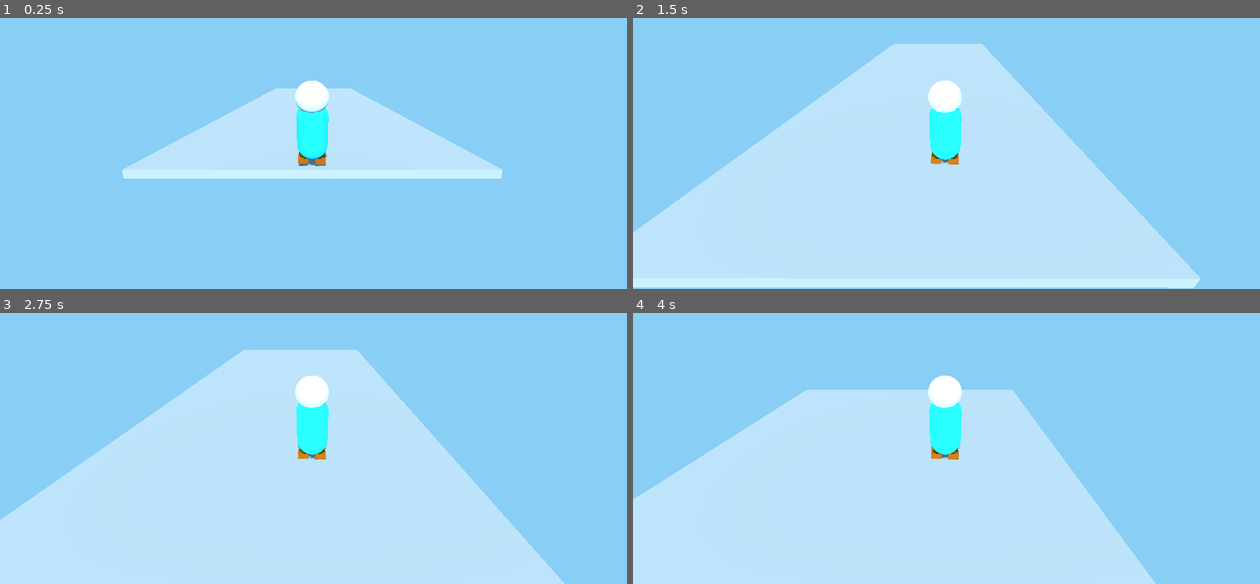
Above: before the commit, frames 1-4 (two rows, left to right).
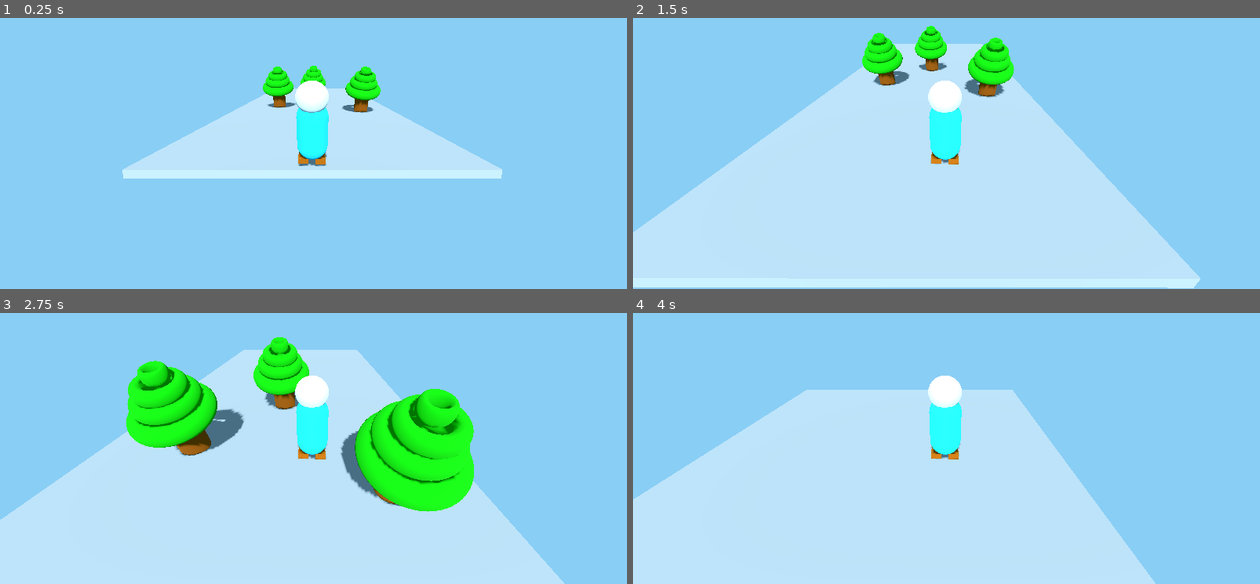
Above: after the commit, the same moments.

Repository: RodrigoVelosa/GodotMiniProjects
Game: Godot game, scene res://Collision/Collision.tscn
The game is run twice, just before and just after one commit, with the same random seed, the same clock (stepped at 60 frames per second) and the same inputs. The project has no main scene, so this scene is started directly.
Inputs:
- Up to frame 1 (0.25 s): no input
- Up to frame 2 (1.5 s): hold Right 0.53-1.28 s; hold Left from 1.28 s (still down)
- Up to frame 3 (2.75 s): release Left at 2.03 s; hold Right from 2.03 s (still down)
- Up to frame 4 (4 s): release Right at 3.53 s; hold Left from 3.53 s (still down)

The runs differ from the first frame. In frame 1, 1.3% of the frame differs, in the area x 41-61%, y 17-35%; in frame 2, 2.7%; in frame 3, 13%, in the area x 20-76%, y 8-74%; in frame 4, nothing differs.

Commit message:
End collisions project

Diff:
--- a/Collision/Collision.tscn
+++ b/Collision/Collision.tscn
@@ -1,6 +1,7 @@
-[gd_scene load_steps=13 format=3 uid="uid://cfk880iqxxwm1"]
+[gd_scene load_steps=14 format=3 uid="uid://cfk880iqxxwm1"]
 
 [ext_resource type="Script" path="res://Collision/PlayerMovement.gd" id="1_bu8ys"]
+[ext_resource type="PackedScene" uid="uid://crm5fx3nw0776" path="res://Collision/Tree.tscn" id="2_y3bjx"]
 
 [sub_resource type="BoxMesh" id="BoxMesh_5jegu"]
 
@@ -46,6 +47,8 @@
 [node name="Player" type="RigidBody3D" parent="."]
 transform = Transform3D(1, 0, 0, 0, 1, 0, 0, 0, 1, 0, 3.63615, 13.3928)
 physics_material_override = SubResource("PhysicsMaterial_3lpy4")
+contact_monitor = true
+max_contacts_reported = 5
 script = ExtResource("1_bu8ys")
 
 [node name="Body" type="MeshInstance3D" parent="Player"]
@@ -81,3 +84,14 @@
 
 [node name="WorldEnvironment" type="WorldEnvironment" parent="."]
 environment = SubResource("Environment_3otw7")
+
+[node name="Tree" parent="." instance=ExtResource("2_y3bjx")]
+transform = Transform3D(1, 0, 0, 0, 1, -0.000541052, 0, 0.000541052, 1, 0, 0.680879, -0.871249)
+
+[node name="Tree2" parent="." instance=ExtResource("2_y3bjx")]
+transform = Transform3D(1, 0, 0, 0, 1, -0.000541052, 0, 0.000541052, 1, -2.76746, 1.8045, 2.54368)
+
+[node name="Tree3" parent="." instance=ExtResource("2_y3bjx")]
+transform = Transform3D(1, 0, 0, 0, 1, -0.000541052, 0, 0.000541052, 1, 3.54652, 2.48797, 4.46947)
+
+[connection signal="body_entered" from="Player" to="Player" method="_on_body_entered"]
--- a/Collision/PlayerMovement.gd
+++ b/Collision/PlayerMovement.gd
@@ -7,3 +7,8 @@
 		linear_velocity.x = -move_speed
 	if Input.is_key_pressed(KEY_RIGHT):
 		linear_velocity.x = move_speed
+
+
+func _on_body_entered(body: Node) -> void:
+	if body.is_in_group("Tree"):
+		get_tree().reload_current_scene()
--- /dev/null
+++ b/Collision/Tree.tscn
@@ -0,0 +1,43 @@
+[gd_scene load_steps=6 format=3 uid="uid://crm5fx3nw0776"]
+
+[sub_resource type="CylinderMesh" id="CylinderMesh_j6avh"]
+
+[sub_resource type="StandardMaterial3D" id="StandardMaterial3D_gp8p7"]
+albedo_color = Color(0.490362, 0.240997, 0, 1)
+
+[sub_resource type="TorusMesh" id="TorusMesh_2gb7w"]
+
+[sub_resource type="StandardMaterial3D" id="StandardMaterial3D_ftlyo"]
+albedo_color = Color(0, 0.580392, 0, 1)
+
+[sub_resource type="CylinderShape3D" id="CylinderShape3D_1wsps"]
+
+[node name="Tree" type="StaticBody3D" groups=["Tree"]]
+
+[node name="MeshInstance3D" type="MeshInstance3D" parent="."]
+transform = Transform3D(0.979116, 0, 0, 0, 0.979116, 0, 0, 0, 0.979116, 0, 0, 0)
+mesh = SubResource("CylinderMesh_j6avh")
+surface_material_override/0 = SubResource("StandardMaterial3D_gp8p7")
+
+[node name="MeshInstance3D2" type="MeshInstance3D" parent="."]
+transform = Transform3D(1.21309, 0, 0, 0, 1.35128, 0, 0, 0, 1.25248, -0.00638303, 1.0803, -0.00312912)
+mesh = SubResource("TorusMesh_2gb7w")
+surface_material_override/0 = SubResource("StandardMaterial3D_ftlyo")
+
+[node name="MeshInstance3D3" type="MeshInstance3D" parent="."]
+transform = Transform3D(0.939039, 0, 0, 0, 1.17983, 0, 0, 0, 0.934362, -0.012135, 1.60514, -0.0261757)
+mesh = SubResource("TorusMesh_2gb7w")
+surface_material_override/0 = SubResource("StandardMaterial3D_ftlyo")
+
+[node name="MeshInstance3D4" type="MeshInstance3D" parent="."]
+transform = Transform3D(0.709681, 0, 0, 0, 1.02854, 0, 0, 0, 0.688215, 0.0403565, 2.07664, 0.049413)
+mesh = SubResource("TorusMesh_2gb7w")
+surface_material_override/0 = SubResource("StandardMaterial3D_ftlyo")
+
+[node name="MeshInstance3D5" type="MeshInstance3D" parent="."]
+transform = Transform3D(0.348034, 0, 0, 0, 0.874361, 0, 0, 0, 0.341492, 0.0466734, 2.44284, -0.0207884)
+mesh = SubResource("TorusMesh_2gb7w")
+surface_material_override/0 = SubResource("StandardMaterial3D_ftlyo")
+
+[node name="CollisionShape3D" type="CollisionShape3D" parent="."]
+shape = SubResource("CylinderShape3D_1wsps")
